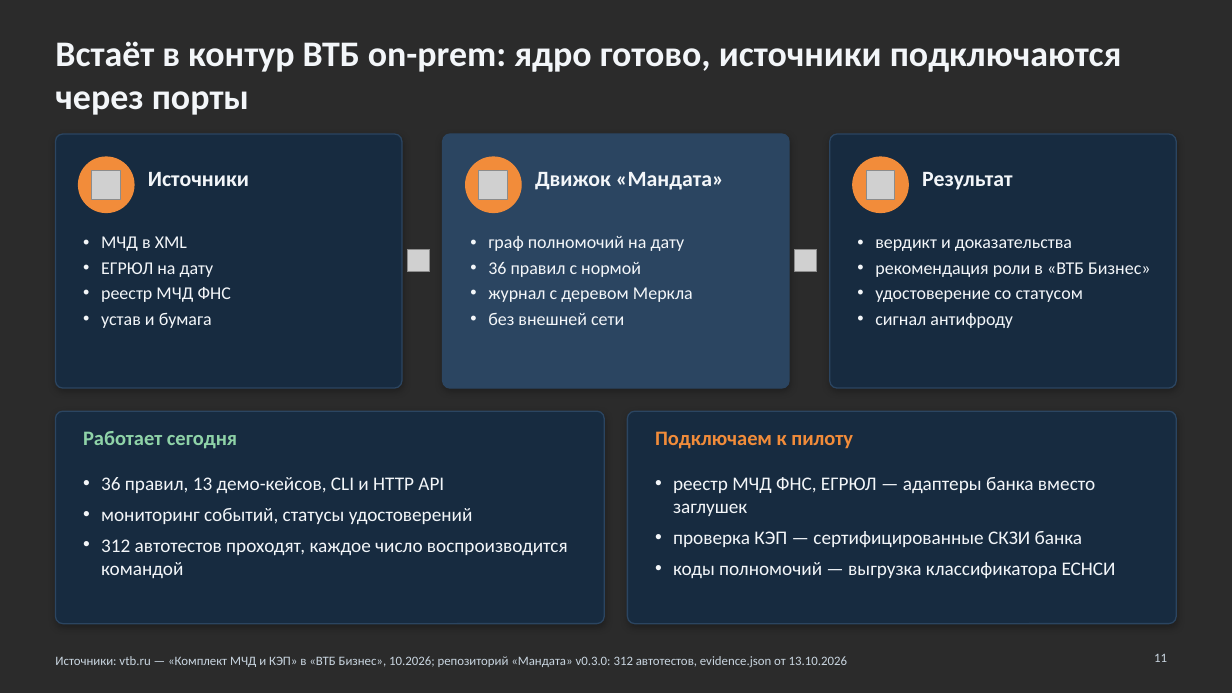
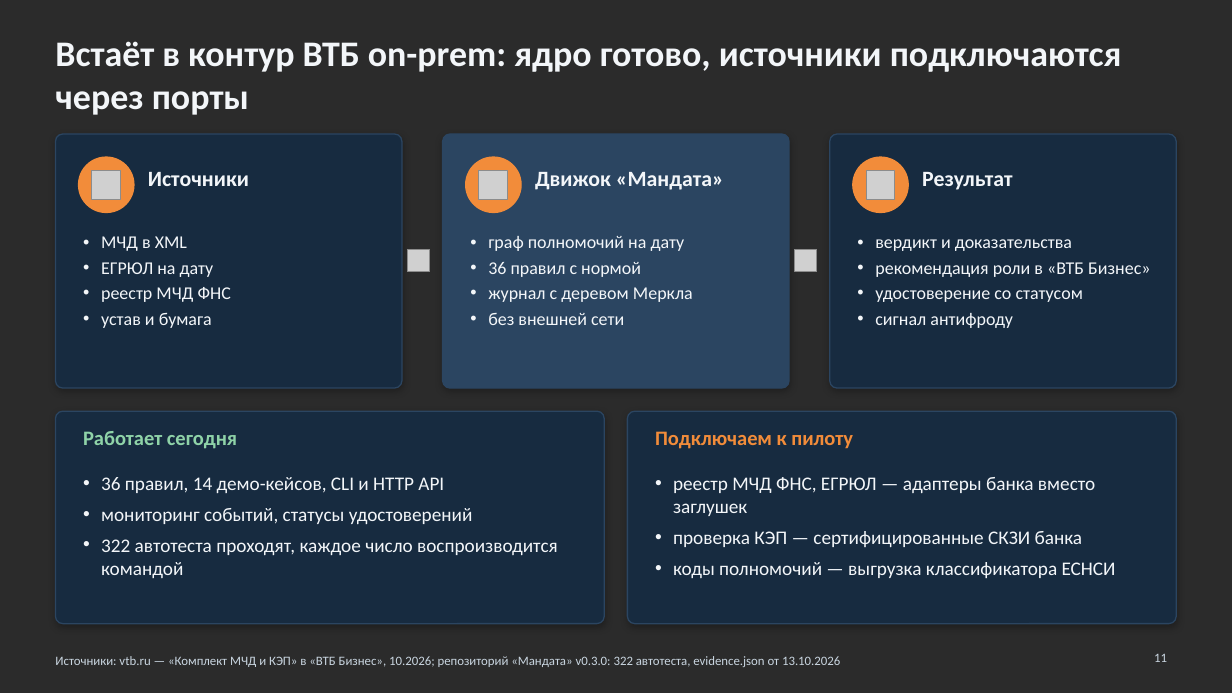
Before and after one commit to KonkovDV/Mandat, a slide deck: slide 11 of Mandat_VTB.pptx. Drawn at 1232x693 pixels with LibreOffice and Linux fonts; fonts in the diff are those of the drawing; grey boxes stand for pictures; background and template pictures are left out; a plain dark background stands for a picture behind light text. Boxes give left, top, right and bottom in pixels: in the first picture for what was removed or moved away, otherwise in the second. Text is boxed around its words. In the diff, an @@ line names an element or a change of style, - is before the commit and + after.

```diff
--- a/Mandat_VTB.pptx
+++ b/Mandat_VTB.pptx
@@ text at [101,477,444,493]: text changed @@
-• 36 правил, 13 демо-кейсов, CLI и HTTP API
+• 36 правил, 14 демо-кейсов, CLI и HTTP API
@@ text at [101,539,558,578]: text changed @@
-• 312 автотестов проходят, каждое число воспроизводится командой
+• 322 автотеста проходят, каждое число воспроизводится командой
@@ text at [55,656,840,667]: text changed @@
-Источники: vtb.ru — «Комплект МЧД и КЭП» в «ВТБ Бизнес», 10.2026; репозиторий «Мандата» v0.3.0: 312 автотестов, evidence.json от 13.10.2026
+Источники: vtb.ru — «Комплект МЧД и КЭП» в «ВТБ Бизнес», 10.2026; репозиторий «Мандата» v0.3.0: 322 автотеста, evidence.json от 13.10.2026
```
Also in this commit, not shown: 3 other slides changed, 3 other files.
